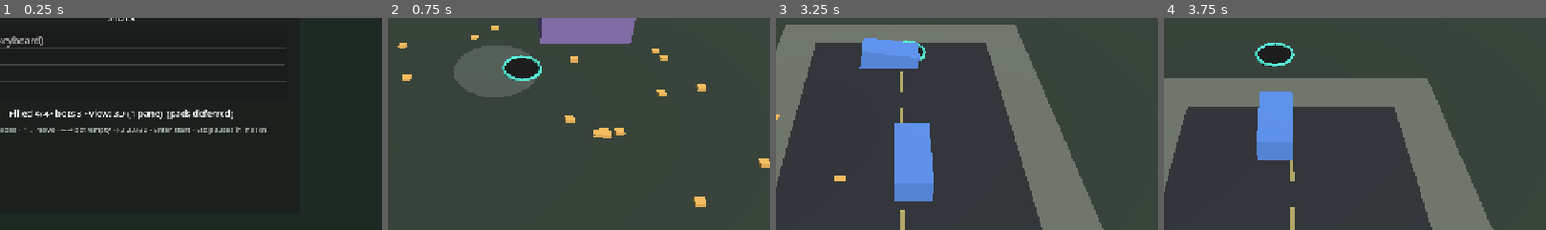
Above: before the commit, frames 1-4 (left to right).
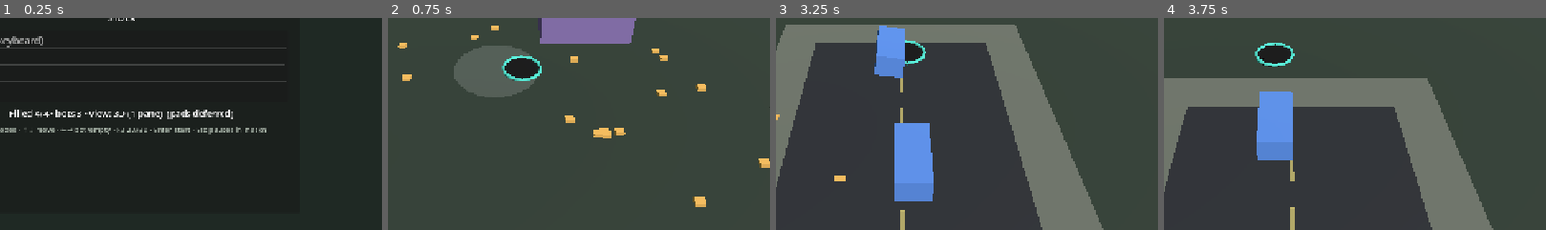
Above: after the commit, the same moments.

Repository: yelsayd/munchies
Game: Godot game, scene res://scenes/main.tscn
Two runs of this game, one before a commit and one after it. Both use one fixed random seed, a clock stepped at 60 frames per second and the inputs below.
Inputs:
- Up to frame 1 (0.25 s): no input
- Up to frame 2 (0.75 s): tap Enter (confirm) at 0.5, 0.6 s; hold D (move_right) from 0.53 s (still down)
- Up to frame 3 (3.25 s): release D (move_right) at 1.28 s; hold S (move_down) 1.28-2.03 s; tap Tab at 1.35, 2.85 s; hold D (move_right) 2.03-2.78 s; tap Enter (confirm) at 2.1 s; hold W (move_up) from 2.78 s (still down)
- Up to frame 4 (3.75 s): release W (move_up) at 3.53 s; hold A (move_left) from 3.53 s (still down); tap Enter (confirm) at 3.6 s
The pictures show only the part of the screen within x 34-84%, y 43-93%; the shares and areas given below are measured in that part.

Frames 1-2 are identical in both runs. In frame 3, 1.7% of the frame differs, in the area x 21-38%, y 3-29%; in frame 4, nothing differs.

Commit message:
Fix tip pose: keep cars facing and sit fallen props on ground.
Preserve road yaw while tipping so vertical cars do not snap 90°.
Raise sit height through the tip so fallen meshes rest on the ground
instead of embedding under it.

Co-authored-by: Yasser Elsayed <yelsayd@users.noreply.github.com>

Diff:
--- a/scripts/world_view_3d.gd
+++ b/scripts/world_view_3d.gd
@@ -265,7 +265,10 @@
 		_tweens_root.add_child(node)
 		var drop: float = float(tw.get("drop", 0.0))
 		# Freeze XZ; tip pose + fall straight down (no slide toward hole center).
-		_place_prop_tipped(node, fake, _prop_height(tier, r * scale_v))
+		var face_yaw := 0.0
+		if tier == 2 and host != null and host.sim != null:
+			face_yaw = -_prop_facing(fake, host.sim as MunchiesSim)
+		_place_prop_tipped(node, fake, _prop_height(tier, r * scale_v), face_yaw)
 		node.position.y -= drop
 		_tween_nodes.append(node)
 
@@ -329,21 +332,20 @@
 	var r: float = float(prop["radius"])
 	var tier: int = int(prop["tier"])
 	var h: float = _prop_height(tier, r)
+	var face_yaw: float = -_prop_facing(prop, sim) if tier == 2 else 0.0
 	var tip_angle: float = float(prop.get("tip_angle", 0.0))
 	if bool(prop.get("fallen", false)) or tip_angle > 0.01:
-		_place_prop_tipped(node, prop, h)
+		_place_prop_tipped(node, prop, h, face_yaw)
 		return
 	# Upright: cars keep road facing; others face world axes.
 	node.transform = Transform3D.IDENTITY
 	node.position = Vector3(float(prop["x"]), h * 0.5, float(prop["y"]))
-	if tier == 2:
-		node.rotation.y = -_prop_facing(prop, sim)
-	else:
-		node.rotation = Vector3.ZERO
-
-
-func _place_prop_tipped(node: MeshInstance3D, prop: Dictionary, height: float) -> void:
-	## Hinge on the footprint edge opposite the tip direction; lean toward the hole.
+	node.rotation = Vector3(0.0, face_yaw, 0.0)
+
+
+func _place_prop_tipped(node: MeshInstance3D, prop: Dictionary, height: float, face_yaw: float = 0.0) -> void:
+	## Tip toward the hole while keeping the mesh on the ground.
+	## Cars keep road yaw so a vertical car doesn't snap 90° when tip starts.
 	var dims: Vector2 = MunchiesSim.prop_tip_dims(prop)
 	var width: float = dims.x
 	var tip_angle: float = float(prop.get("tip_angle", 0.0))
@@ -356,17 +358,22 @@
 		tip = Vector3.RIGHT
 	else:
 		tip = tip.normalized()
-	# Positive rotation around this axis tips the top toward `tip`.
+	# UP × tip with +angle rotates UP toward tip.
 	var axis := Vector3.UP.cross(tip)
 	if axis.length_squared() < 0.0001:
 		axis = Vector3.RIGHT
 	else:
 		axis = axis.normalized()
-	var basis := Basis(axis, tip_angle)
-	var hinge := -tip * (width * 0.5)
-	var local_from_hinge := tip * (width * 0.5) + Vector3(0.0, height * 0.5, 0.0)
+	var yaw_basis := Basis(Vector3.UP, face_yaw)
+	var tip_basis := Basis(axis, tip_angle)
+	var basis := tip_basis * yaw_basis
 	var origin := Vector3(float(prop["x"]), 0.0, float(prop["y"]))
-	var mesh_center: Vector3 = origin + hinge + basis * local_from_hinge
+	# Arc the center toward the hole; sit_y keeps the body resting on the ground
+	# (upright → height/2, fallen on its side → width/2) so nothing embeds.
+	var local_upright: Vector3 = yaw_basis * Vector3(0.0, height * 0.5, 0.0)
+	var tipped: Vector3 = tip_basis * local_upright
+	var sit_y: float = lerpf(height * 0.5, width * 0.5, sin(tip_angle))
+	var mesh_center := Vector3(origin.x + tipped.x, maxf(sit_y, 0.02), origin.z + tipped.z)
 	node.transform = Transform3D(basis, mesh_center)
 
 
